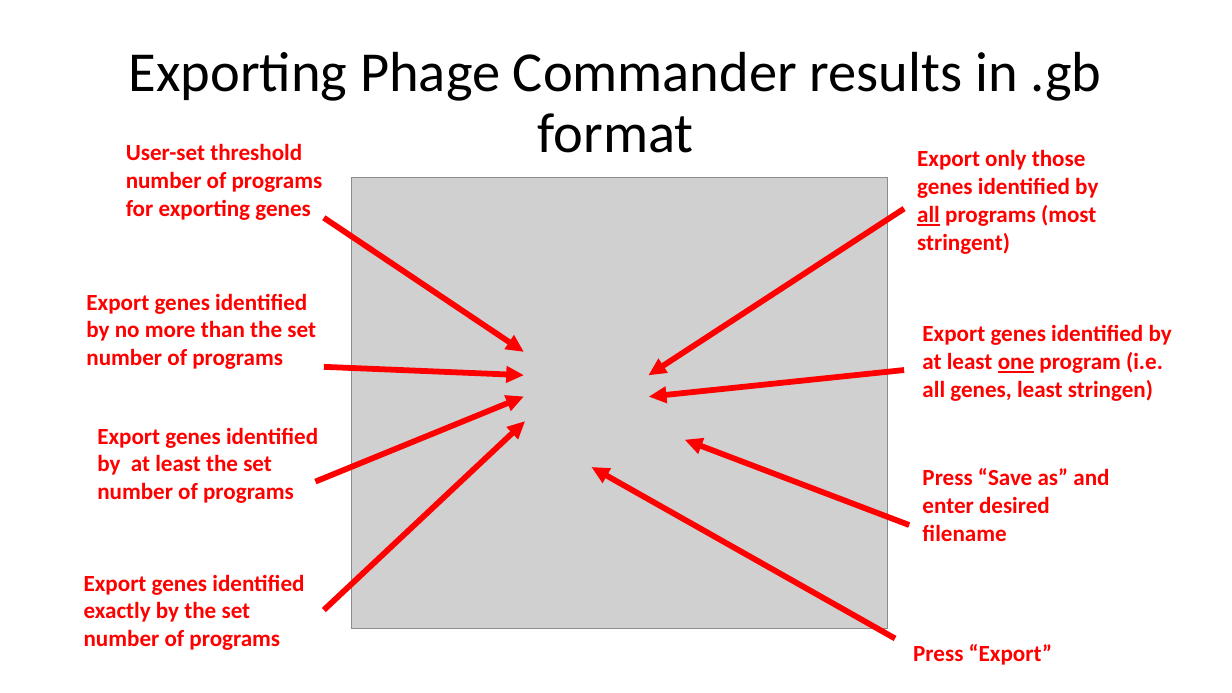
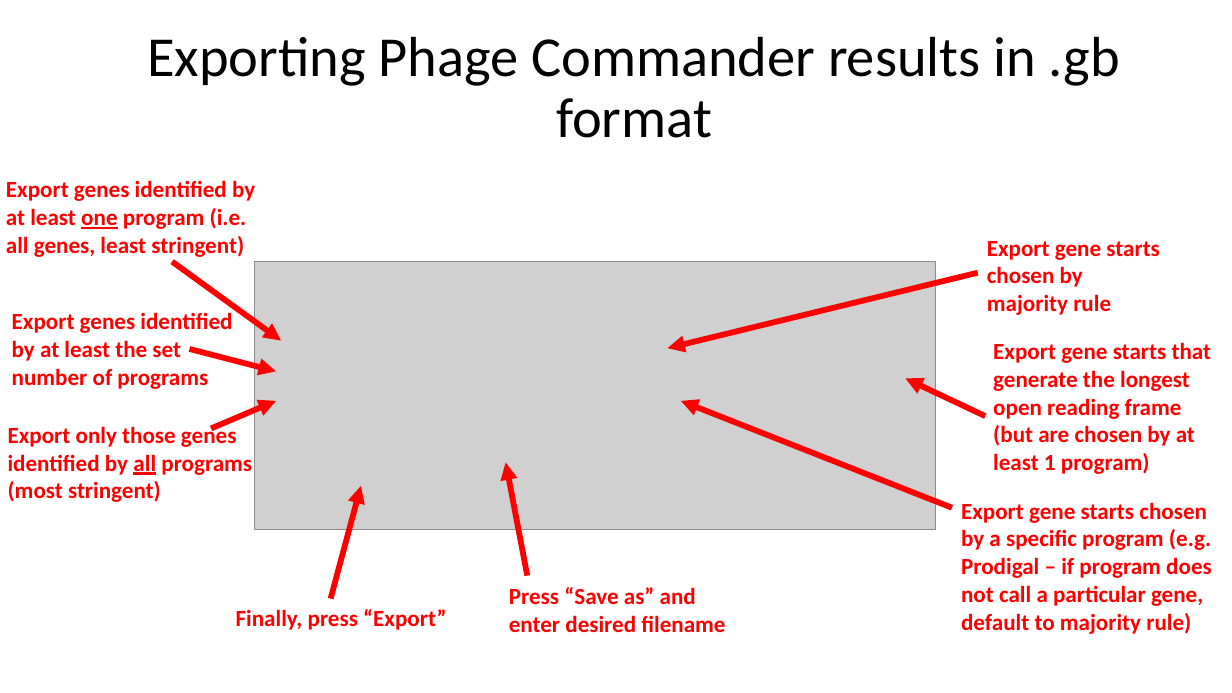
Before and after one commit to sarah-harris/PhageCommander, a slide deck: slide 15 of Phage Commander User Guide.pptx (slide 11 before the commit). Drawn at 1232x693 pixels with LibreOffice and Linux fonts; fonts in the diff are those of the drawing; grey boxes stand for pictures. Boxes give left, top, right and bottom in pixels: in the first picture for what was removed or moved away, otherwise in the second. Text is boxed around its words. In the diff, an @@ line names an element or a change of style, - is before the commit and + after.

```diff
--- a/Phage Commander User Guide.pptx
+++ b/Phage Commander User Guide.pptx
@@ title "Exporting Phage Commander results in ...": place and size @@
-title "Exporting Phage Commander results in ..." at (129, 51, 1101, 153)
+title "Exporting Phage Commander results in ..." at (147, 36, 1120, 138)
@@ text removed at (126, 143, 323, 220) @@
-User-set threshold number of programs
-for exporting genes
@@ text "Export genes identified by": place and size @@
-text "Export genes identified by" at (922, 324, 1172, 401)
+text "Export genes identified by" at (6, 180, 255, 257)
@@ text at (6, 208, 247, 257): text changed @@
-at least one program (i.e. all genes, least stringen)
+at least one program (i.e. all genes, least stringent)
@@ arrow removed from (324, 218) to (524, 352) @@
@@ arrow moved from (904, 371) - (650, 396) to (172, 262) - (281, 341) @@
@@ picture: place and size @@
-picture at (351, 177, 888, 628)
+picture at (254, 262, 935, 530)
@@ text added at (987, 241, 1160, 315), 18 pt, text #FF0000, bold @@
+Export gene starts chosen by majority rule
@@ text removed at (86, 293, 316, 369) @@
-Export genes identified by no more than the set number of programs
@@ arrow moved from (904, 209) - (649, 375) to (978, 273) - (667, 348) @@
@@ text "Export genes identified by at ...": place and size @@
-text "Export genes identified by at ..." at (97, 427, 318, 503)
+text "Export genes identified by at ..." at (12, 312, 232, 389)
@@ arrow moved from (315, 482) - (524, 396) to (189, 349) - (276, 372) @@
@@ text added at (993, 342, 1212, 474), 18 pt, text #FF0000, bold @@
+Export gene starts that generate the longest open reading frame (but are chosen by at least 1 program)
@@ arrow removed from (324, 367) to (524, 375) @@
@@ arrow added from (985, 416) to (906, 379), #FF0000 4.5 pt @@
@@ text "Export only those genes identified ..." rewrapped from (917, 149, 1098, 254) to (8, 423, 252, 502) @@
@@ arrow added from (211, 429) to (276, 401), #FF0000 4.5 pt @@
@@ arrow moved from (909, 525) - (685, 440) to (952, 508) - (681, 401) @@
@@ arrow moved from (324, 610) - (525, 421) to (528, 576) - (506, 463) @@
@@ arrow moved from (896, 639) - (592, 468) to (331, 599) - (361, 486) @@
@@ text added at (961, 502, 1212, 634), 18 pt, text #FF0000, bold @@
+Export gene starts chosen by a specific program (e.g. Prodigal – if program does not call a particular gene, default to majority rule)
@@ text removed at (84, 574, 304, 650) @@
-Export genes identified exactly by the set number of programs
@@ text "Press “Save as” and enter ..." rewrapped from (922, 468, 1109, 541) to (509, 587, 725, 632) @@
@@ text at (236, 609, 447, 630): text changed @@
-Press “Export”
+Finally, press “Export”
```
Also in this commit, not shown: 8 other slides changed, 6 slides added, 39 other files.
